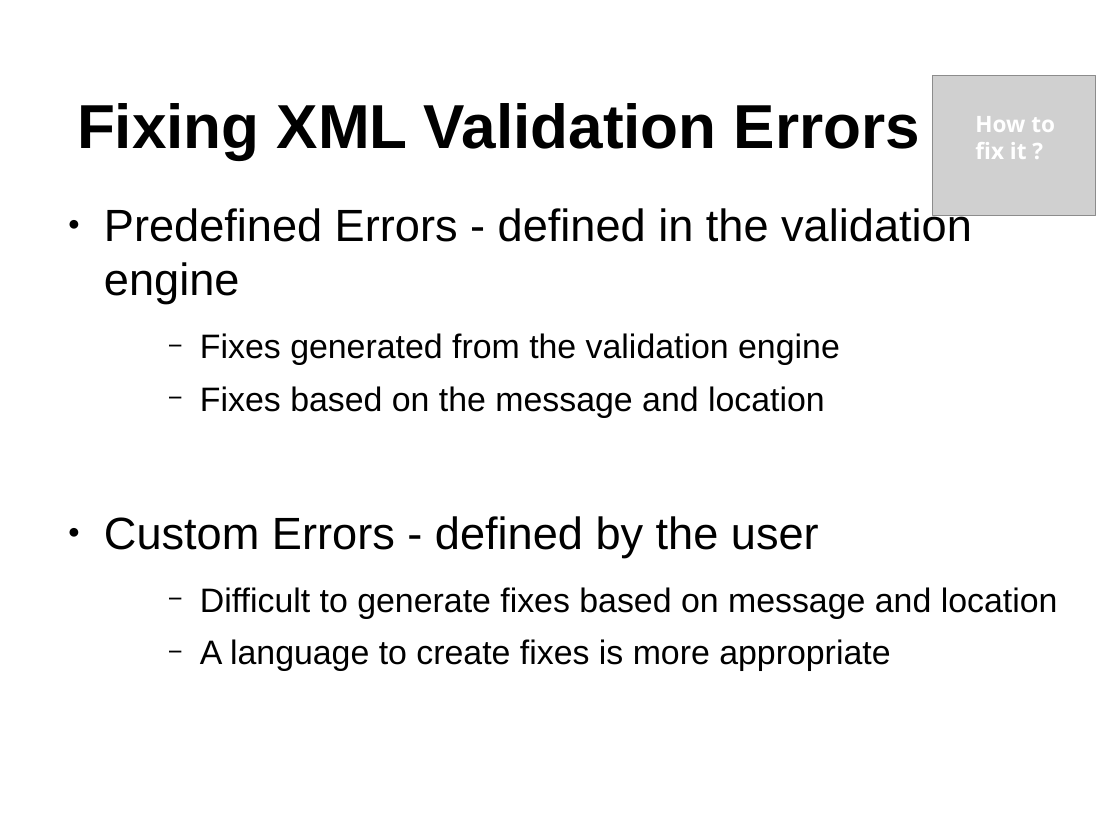
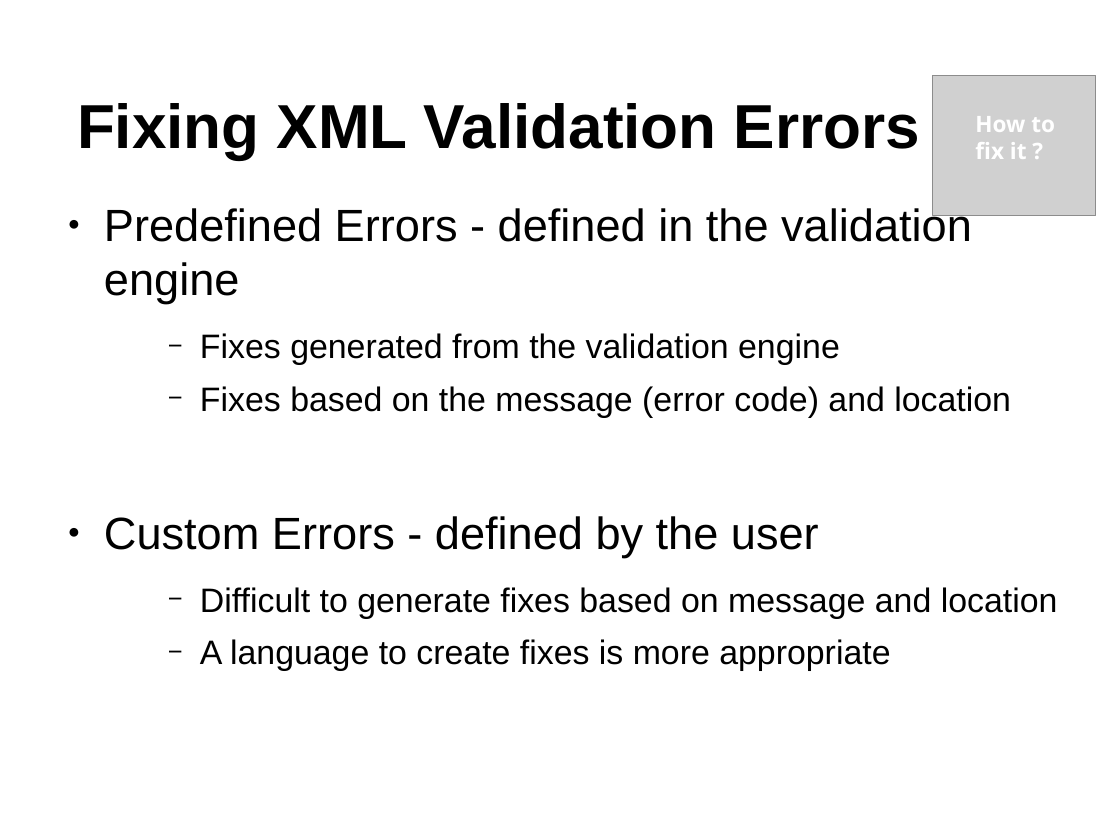
Before and after one commit to octavianN/Schematron-QuickFix-Language-Presentation, a slide deck: slide 5 of Final/SQF.odp. Drawn at 1120x840 pixels with LibreOffice and Linux fonts; fonts in the diff are those of the drawing; grey boxes stand for pictures; background and template pictures are left out. Boxes give left, top, right and bottom in pixels: in the first picture for what was removed or moved away, otherwise in the second. Text is boxed around its words. In the diff, an @@ line names an element or a change of style, - is before the commit and + after.

```diff
--- a/Final/SQF.odp
+++ b/Final/SQF.odp
@@ text at <box>200,386,1011,418</box>: text changed @@
-    − Fixes based on the message and location
+    − Fixes based on the message (error code) and location
```
Also in this commit, not shown: 8 other slides changed, 9 slides added, 1 slide removed, 19 other files.
